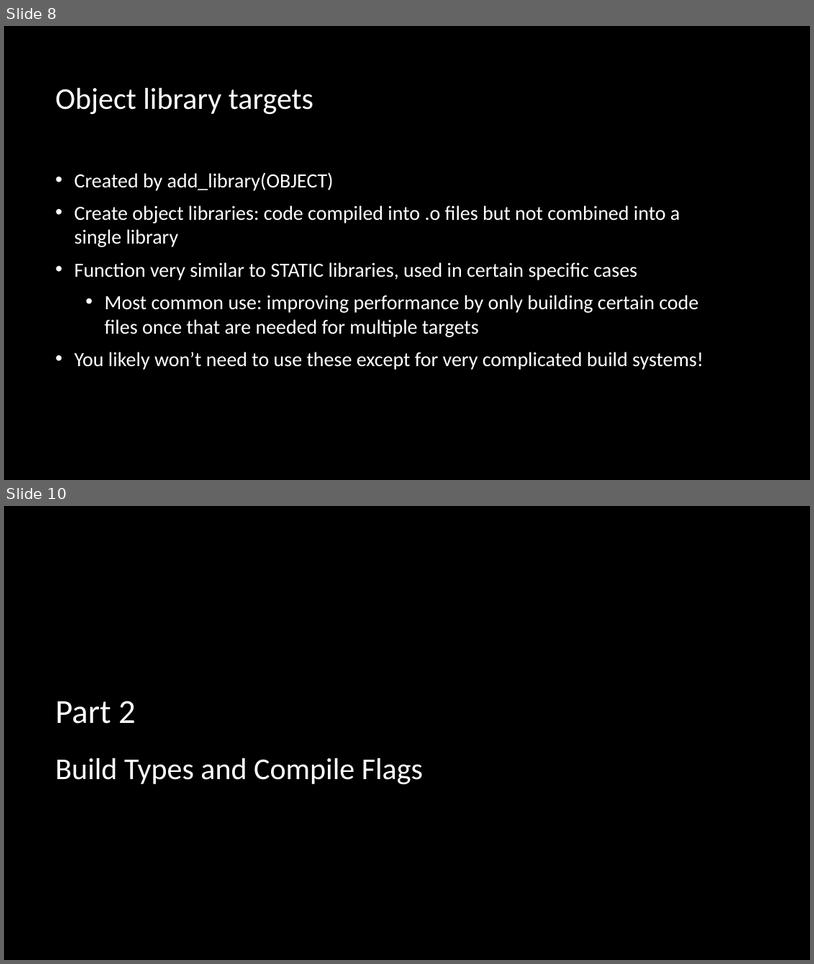
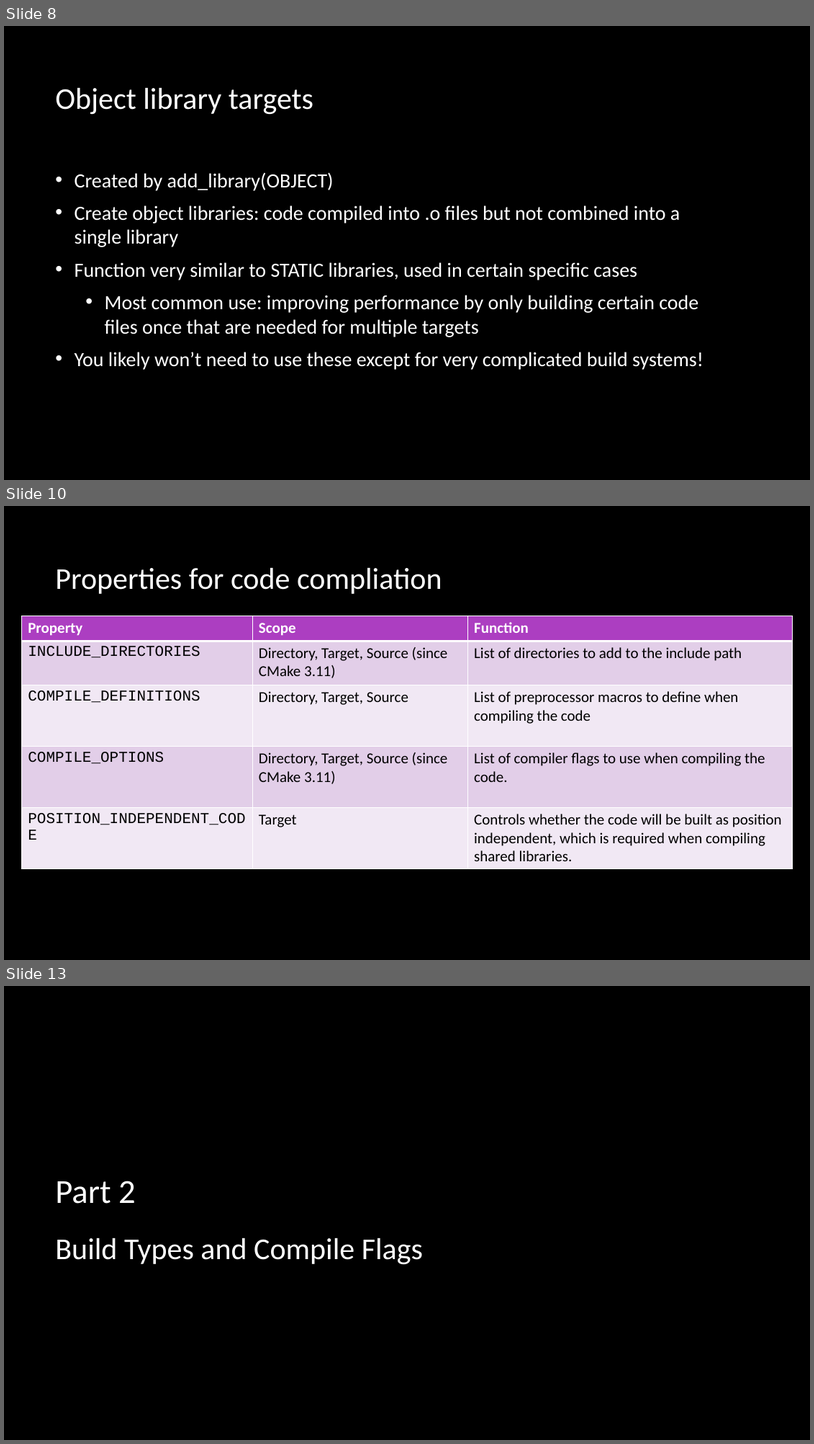
Before and after one commit to multiplemonomials/CMakeTraining, a slide deck: Session 2 - More Advanced CMake.pptx. Shown one above the other, each under a label of ours: slides 8 and 10 before the commit, slides 8, 10 and 13 after it; the slides between them are not shown. The pictures are 814x964 and 814x1444 pixels, drawn with LibreOffice and Linux fonts; fonts in the diff are those of the drawing; background and template pictures are left out. Boxes give left, top, right and bottom in pixels: in the first picture for what was removed or moved away, otherwise in the second. Text is boxed around its words. In the diff, an @@ line names an element or a change of style, - is before the commit and + after.

Commit message:
Add properties section

```diff
--- a/Session 2 - More Advanced CMake.pptx
+++ b/Session 2 - More Advanced CMake.pptx
@@ slide 10 added at (x1=4, y1=506, x2=810, y2=960), background picture (left out) @@
@@ title added at (x1=55, y1=568, x2=442, y2=594), 36 pt, text #FFFFFF @@
+Properties for code compliation
@@ table added at (x1=22, y1=616, x2=793, y2=868), 5 rows, 3 columns @@
+Property | Scope | Function
+INCLUDE_DIRECTORIES | Directory, Target, Source (since CMake 3.11) | List of directories to add to the include path
+COMPILE_DEFINITIONS | Directory, Target, Source | List of preprocessor macros to define when compiling the code
+COMPILE_OPTIONS | Directory, Target, Source (since CMake 3.11) | List of compiler flags to use when compiling the code.
+POSITION_INDEPENDENT_CODE | Target | Controls whether the code will be built as position independent, which is required when compiling shared libraries.
@@ what was slide 10 is now slide 13 @@
```
Also in this commit, not shown: 1 slide changed, 2 other slides added.
